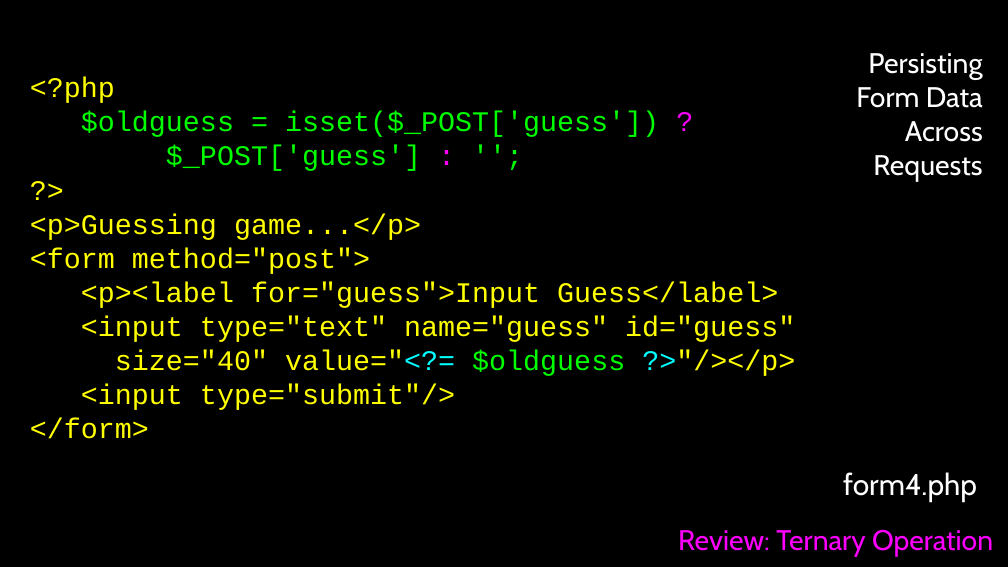
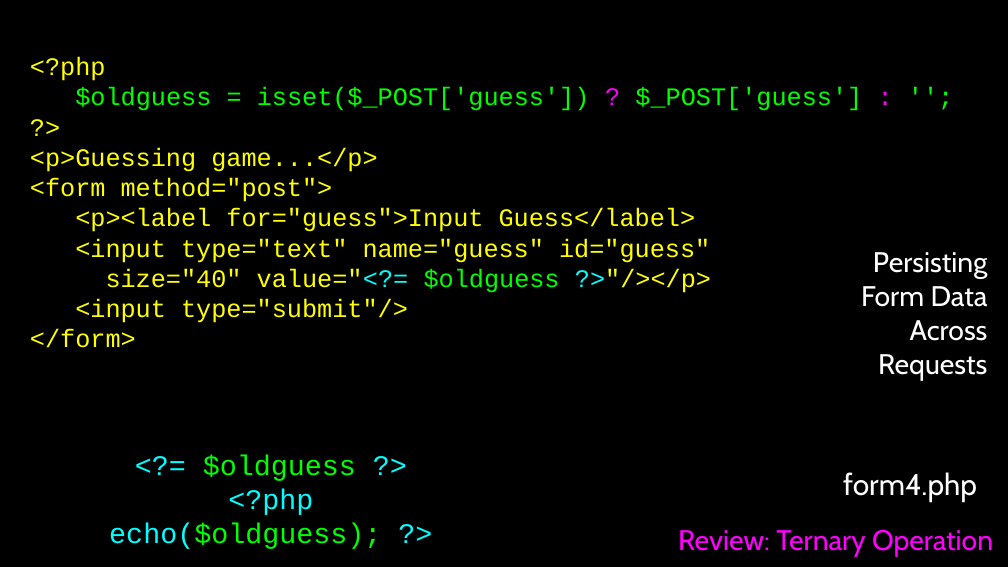
Before and after one commit to csev/wa4e, a slide deck: slide 12 of lectures/PHP-06-Forms.ppt. Drawn at 1008x567 pixels with LibreOffice and Linux fonts; fonts in the diff are those of the drawing. Boxes give left, top, right and bottom in pixels: in the first picture for what was removed or moved away, otherwise in the second. Text is boxed around its words. In the diff, an @@ line names an element or a change of style, - is before the commit and + after.

Commit message:
Tweak slides

```diff
--- a/lectures/PHP-06-Forms.ppt
+++ b/lectures/PHP-06-Forms.ppt
@@ text at bbox=[30, 57, 711, 348]: size 36 to 32 pt in "<?php", "?>", "<p>Guessing game...</p>", "<form method="post">" and 5 more places @@
@@ text at bbox=[75, 87, 862, 111]: text changed; size 36 to 32 pt @@
-$oldguess = isset($_POST['guess']) ?
-$_POST['guess'] : '';
+$oldguess = isset($_POST['guess']) ? $_POST['guess'] : '';
@@ text "Persisting": place and size @@
-text "Persisting" at bbox=[856, 53, 983, 181]
+text "Persisting" at bbox=[861, 252, 988, 380]
@@ text added at bbox=[109, 455, 381, 549], 36 pt, text #00FF00 @@
+<?= $oldguess ?>
+<?php echo($oldguess); ?>
```
Also in this commit, not shown: 2 other slides changed, 2 slides added.
